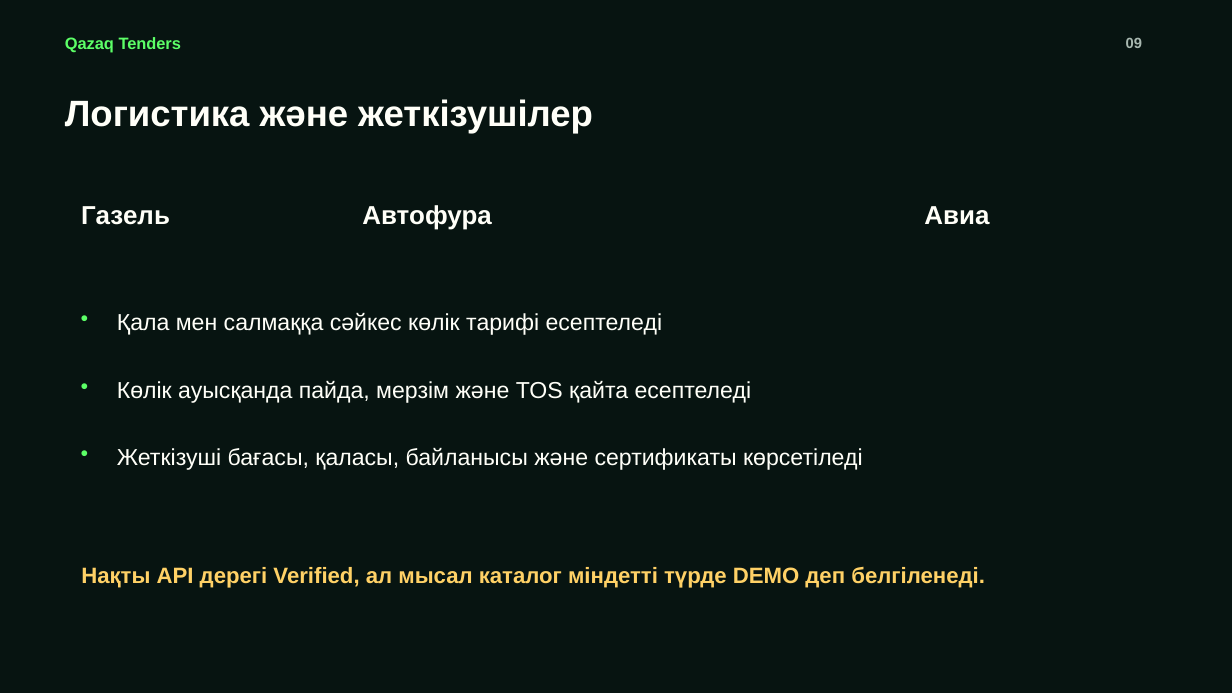
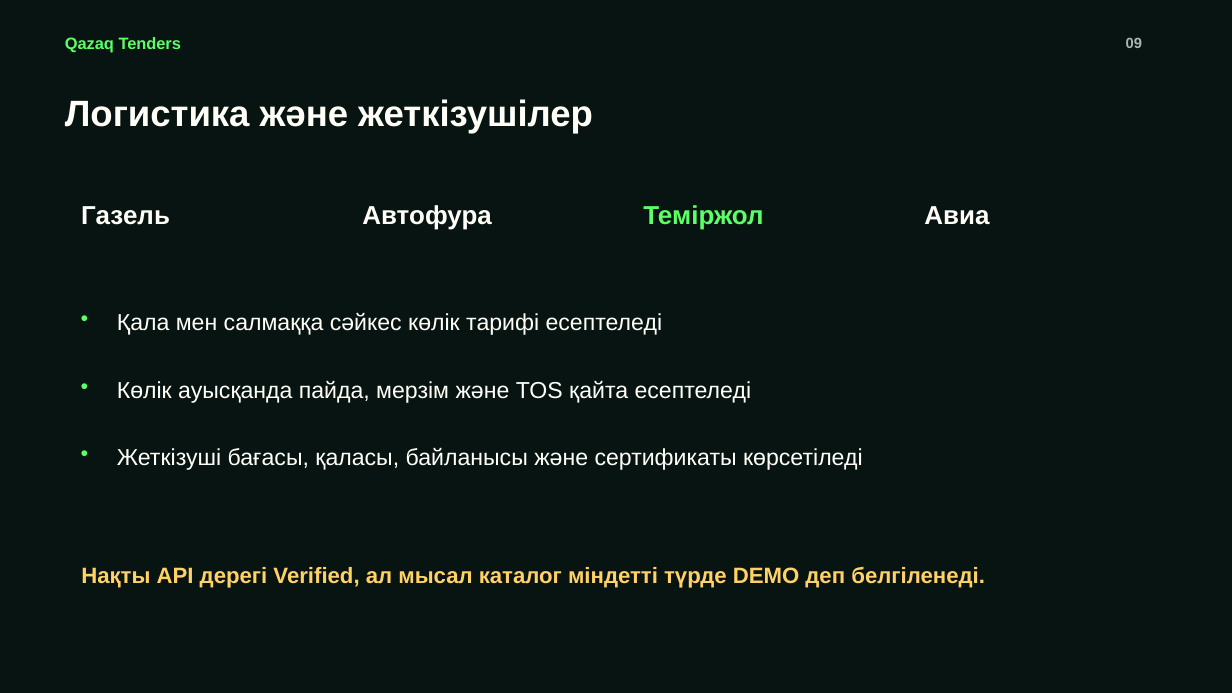
Before and after one commit to Asstryvenn/Qazaq-tenders, a slide deck: slide 9 of .codex-finalizer/qazaq-tenders-candidate.pptx. Drawn at 1232x693 pixels with LibreOffice and Linux fonts; fonts in the diff are those of the drawing. Boxes give left, top, right and bottom in pixels: in the first picture for what was removed or moved away, otherwise in the second. Text is boxed around its words. In the diff, an @@ line names an element or a change of style, - is before the commit and + after.

```diff
--- a/.codex-finalizer/qazaq-tenders-candidate.pptx
+++ b/.codex-finalizer/qazaq-tenders-candidate.pptx
@@ text added at box(643, 205, 763, 230), 20.2 pt, text #5CFF67, bold @@
+Теміржол
```
Also in this commit, not shown: 3 other slides changed, 23 other files.
